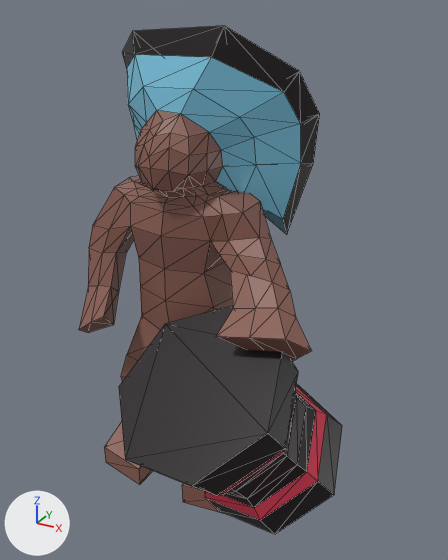
Before and after pictures for a commit that changed the glTF model assets/models/shaman.glb.
Camera for both pictures: a 50 mm lens placed at (2.41, -3.73, 3.76), pointed at (0.44, -0.16, 1.97). Lighting does not change. The marker at lower left points along +X, +Y and +Z. The picture after the commit comes second. Mesh edges are drawn as thin lines. Where no turn or scale is listed for an object, it has been applied to the vertices.

The scene before the commit, as lines of its bpy script (objects in view):
```python
me_cylinder = bpy.data.meshes.new('Cylinder')
me_cylinder.from_pydata(...)  # 56 vertices, 108 faces; spans x -0.64..0.64, y -0.59..0.66, z -0.14..1.92
# faces by material slot: [28, 80]
me_cylinder.materials.append(mat_teamcolor)  # red #e73e5a
me_cylinder.materials.append(mat_material)  # black #15070e
me_cylinder_001 = bpy.data.meshes.new('Cylinder.001')
me_cylinder_001.from_pydata(...)  # 323 vertices, 657 faces; spans x -1.11..0.99, y -0.5..0.79, z -2.76..0.94
# faces by material slot: [22, 559, 76]
me_cylinder_001.materials.append(mat_material)  # black #15070e
me_cylinder_001.materials.append(mat_material_002)  # brown #8b5f53
me_cylinder_001.materials.append(mat_material_003)  # cyan #7fcbe7
ob_cylinder = bpy.data.objects.new('Cylinder', me_cylinder)
ob_cylinder.location = (0.557, -0.681, 1.349)
ob_cylinder.rotation_euler = (-0.665, 3.012, -0.129)  # degrees (-38, 173, -7.4)
ob_cylinder.scale = (1.0, 1.0, 0.634)
ob_mage = bpy.data.objects.new('mage', me_cylinder_001)
ob_mage.location = (0.271, -0.131, 2.708)
```
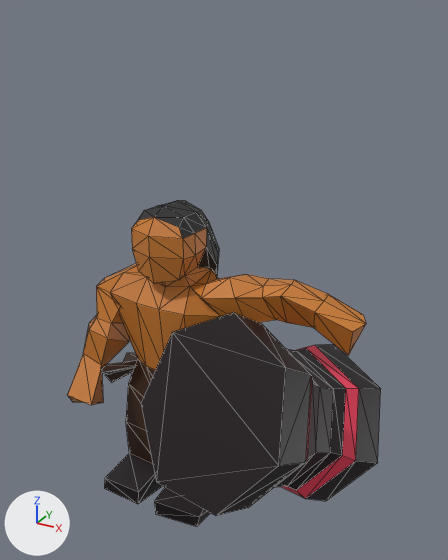
Where the change shows, as pixel boxes [x1, y1, x2, y2] in the pictures (448 x 560 px):
'mage', deleted
    before: [79, 26, 320, 515]
    faces in mat_material_002 (brown #8b5f53): [79, 110, 311, 515]
    faces in mat_material_003 (cyan #7fcbe7): [127, 55, 301, 235]
    faces in mat_material (black #15070e): [122, 26, 320, 234]
'Cylinder', moved, turned
    before: [119, 306, 342, 534]
    after: [141, 313, 381, 516]
'Warrior', added
    after: [67, 201, 366, 526]
    faces in mat_material_001 (orange #c87a2e): [67, 217, 366, 405]
    faces in mat_material_004 (black #0f0005): [104, 453, 210, 526]
    faces in mat_material_005 (brown #3a220f): [102, 353, 155, 464]
    faces in mat_hair (black #222222): [135, 201, 219, 276]

Edits to the bpy script that builds the scene:
```text
Add mat_hair:
    mat_hair = principled_material('hair')
    mat_hair.base_color = (0.0159, 0.0159, 0.0159)  # black #222222
Add mat_material_005:
    mat_material_005 = principled_material('Material.005')
    mat_material_005.base_color = (0.0424, 0.0157, 0.00465)  # brown #3a220f
Add mat_material_001:
    mat_material_001 = principled_material('Material.001')
    mat_material_001.base_color = (0.578, 0.194, 0.0272)  # orange #c87a2e
Add mat_material_004:
    mat_material_004 = principled_material('Material.004')
    mat_material_004.base_color = (0.00459, 0.0, 0.00148)  # black #0f0005
Add me_cube_001:
    me_cube_001.from_pydata(...)  # 214 vertices, 424 faces; spans x -0.91..1.46, y -0.73..0.49, z -0.02..2.48
    # faces by material slot: [196, 42, 98, 88]
    me_cube_001.materials.append(mat_material_001)  # orange #c87a2e
    me_cube_001.materials.append(mat_material_004)  # black #0f0005
    me_cube_001.materials.append(mat_material_005)  # brown #3a220f
    me_cube_001.materials.append(mat_hair)  # black #222222
Remove ob_mage:
    ob_mage = bpy.data.objects.new('mage', me_cylinder_001)
    ob_mage.location = (0.271, -0.131, 2.708)
Change ob_cylinder:
    ob_cylinder.location: (0.557, -0.681, 1.349) -> (0.705, -0.736, 1.3)
    ob_cylinder.rotation_euler: (-0.665, 3.012, -0.129) -> (-1.051, 3.011, -0.251)  # degrees (-38, 173, -7.4) -> degrees (-60, 173, -14)
Add ob_warrior:
    ob_warrior = bpy.data.objects.new('Warrior', me_cube_001)
    ob_warrior.location = (0.0, 0.0, 0.0)
```
